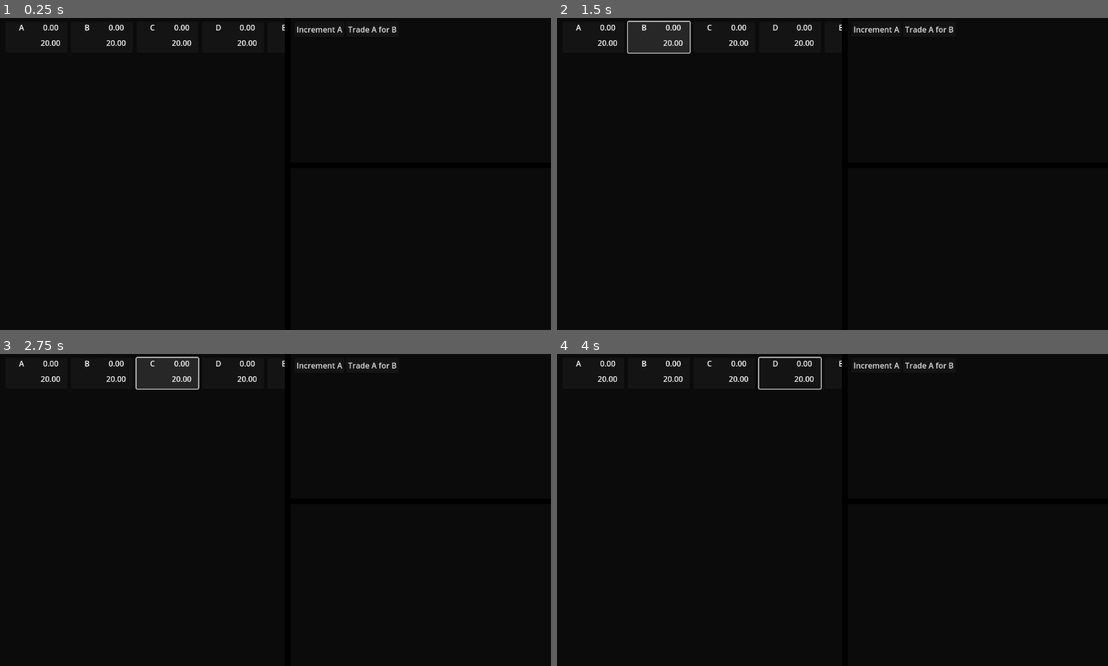
Above: before the commit, frames 1-4 (two rows, left to right).
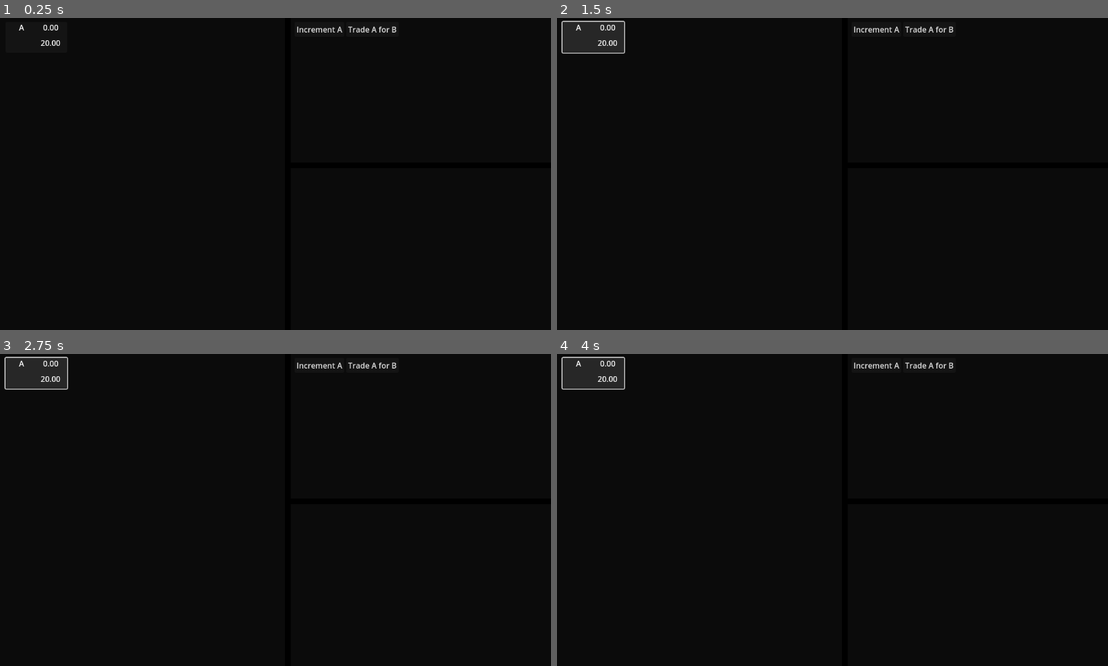
Above: after the commit, the same moments.

Repository: Carth501/The-Big-Grid
Game: Godot game, scene res://scenes/Game.tscn
Same seed, same stepped clock (60 frames per second), same inputs: the game is played once before the commit and once after it.
Inputs:
- Up to frame 1 (0.25 s): no input
- Up to frame 2 (1.5 s): click "[center]A[/center]" at 0.5 s; click "[center]B[/center]" (after the commit: "[center]A[/center]") at 1.25 s
- Up to frame 3 (2.75 s): click "[center]C[/center]" (after the commit: "[center]A[/center]") at 2 s
- Up to frame 4 (4 s): click "[center]D[/center]" (after the commit: "[center]A[/center]") at 2.75 s; click "[center]E[/center]" (after the commit: "[center]A[/center]") at 3.5 s

The runs differ from the first frame. In frame 1, 0.3% of the frame differs, in the area x 15-52%, y 2-9%; in frame 2, 1.6%; in frame 3, 1.6%, in the area x 0-52%, y 0-12%; in frame 4, 0.6%.

Commit message:
rework action logic

Diff:
--- a/data/supply_definitions.json
+++ b/data/supply_definitions.json
@@ -10,6 +10,7 @@
 		"max_increase_base_cost": {"B": 4, "C": 8}
 	},
 	"C": {
+		"default_value": 2,
 		"default_max": 15,
 		"max_increase_increment": 5,
 		"max_increase_base_cost": {"A": 9, "C": 13, "D": 5}
--- a/scenes/Game.tscn
+++ b/scenes/Game.tscn
@@ -12,7 +12,7 @@
 script = ExtResource("1_kvsp4")
 supply_collection = NodePath("Logic/SupplyCollection")
 action_manager = NodePath("Logic/ActionManager")
-starting_supply_ids = Array[String](["A", "B", "C", "D", "E"])
+starting_supply_ids = Array[String](["A"])
 starting_action_ids = Array[String](["increment_A", "trade_A_for_B"])
 
 [node name="Display" type="ColorRect" parent="."]
--- a/scenes/display/SupplyDisplay.tscn
+++ b/scenes/display/SupplyDisplay.tscn
@@ -2,7 +2,7 @@
 
 [ext_resource type="Script" path="res://scripts/display/SupplyDisplay.gd" id="1_4pac3"]
 
-[node name="SupplyDisplay" type="Control" node_paths=PackedStringArray("name_label", "value_label", "max_label", "delta_label")]
+[node name="SupplyDisplay" type="Control" node_paths=PackedStringArray("name_label", "value_label", "max_label", "delta_label", "supply_button")]
 custom_minimum_size = Vector2(128, 64)
 layout_mode = 3
 anchors_preset = 0
@@ -11,6 +11,7 @@
 value_label = NodePath("Button/Count")
 max_label = NodePath("Button/Max")
 delta_label = NodePath("Button/Delta")
+supply_button = NodePath("Button")
 
 [node name="Button" type="Button" parent="."]
 layout_mode = 1
--- a/scripts/ActionManager.gd
+++ b/scripts/ActionManager.gd
@@ -8,5 +8,4 @@
 	new_action.emit(id)
 
 func apply_action(id : String):
-	var changes = ActionsSingle.data[id].changes
-	supply_collection.apply_changes(changes)
+	supply_collection.apply_changes(id)
--- a/scripts/development_panel.gd
+++ b/scripts/development_panel.gd
@@ -3,7 +3,7 @@
 signal attempt_development
 
 var previous_developments := []
-@export var _action_panel : action_panel
+@export var _action_panel : Control
 @export var development_list : HFlowContainer
 @onready var development_package := preload("res://scenes/DevelopmentButton.tscn")
 
--- a/scripts/display/SupplyDisplay.gd
+++ b/scripts/display/SupplyDisplay.gd
@@ -4,11 +4,14 @@
 @export var value_label : RichTextLabel
 @export var max_label : RichTextLabel
 @export var delta_label : RichTextLabel
+@export var supply_button : Button
+var active := false
 
 func setup(id : String, supply_collection : Supply_Collection):
 	set_name_display(id)
 	var supply : Supply = supply_collection.get_supply(id)
-	set_value_display(supply.value)
+	# don't use the function for updating value, because it should start hidden.
+	value_label.text = center(str("%.2f" % supply.value))
 	supply.update_value.connect(set_value_display)
 	set_max_display(supply.v_max)
 	supply.update_max.connect(set_max_display)
@@ -18,6 +21,7 @@
 	name_label.text = center(SupplyTranslatorSingle.data[id])
 
 func set_value_display(value):
+	set_active(true)
 	value_label.text = center(str("%.2f" % value))
 
 func set_max_display(value):
@@ -28,3 +32,8 @@
 
 func center(text : String) -> String:
 	return str("[center]", text, "[/center]")
+
+func set_active(setting : bool):
+	if(active != setting):
+		active = setting
+		supply_button.visible = active
--- a/scripts/logic/Machine.gd
+++ b/scripts/logic/Machine.gd
@@ -1,13 +1,11 @@
 class_name Machine extends Node
 
 var action_id : String
-var action_changes : Dictionary
 var supply_collection : Supply_Collection
 var timer : Timer
 
 func set_id(id : String):
 	action_id = id
-	action_changes = ActionsSingle.data[action_id].changes
 
 func set_supply_collection(new_collection : Supply_Collection):
 	supply_collection = new_collection
@@ -20,4 +18,4 @@
 	timer.start()
 
 func apply_changes():
-	supply_collection.apply_changes(action_changes)
+	supply_collection.apply_changes(action_id)
--- a/scripts/logic/Supply.gd
+++ b/scripts/logic/Supply.gd
@@ -12,6 +12,15 @@
 
 func set_id(new_id : String):
 	id = new_id
+	var definition = SupplyDefsSingle.data[id]
+	if(definition.has("default_value")):
+		value = definition.default_value
+	if(definition.has("default_max")):
+		v_max = definition.default_max
+	if(definition.has("max_increase_increment")):
+		max_increment = definition.max_increase_increment
+	if(definition.has("max_increase_base_cost")):
+		max_increase_base_cost = definition.max_increase_base_cost
 
 func test_deltas(deltas: Array) -> bool:
 	var dummy_value = value
--- a/scripts/logic/SupplyCollection.gd
+++ b/scripts/logic/SupplyCollection.gd
@@ -15,22 +15,20 @@
 	supply.set_id(id)
 	new_supply.emit(id)
 
-func apply_changes(changes: Variant):
+func apply_changes(id: String):
+	var changes = ActionsSingle.data[id].changes
 	var valid = true
 	for change in changes:
 		var target = get_supply(change)
-		var positive_change = deltas_remain_positive(changes[change].deltas)
-		var missing_input = target == null && !positive_change
-		var supply_sufficient = target.test_deltas(changes[change].deltas)
-		if( missing_input || !supply_sufficient):
+		if(target == null):
+			add_supply(change)
+			target = get_supply(change)
+		if(!target.test_deltas(changes[change].deltas)):
 			valid = false
 	if(!valid):
 		return
 	for change in changes:
 		var target = get_supply(change)
-		if(target == null):
-			add_supply(change)
-			target = get_supply(change)
 		target.apply_change(changes[change].deltas)
 
 func attempt_purchase(costs : Dictionary) -> bool:
